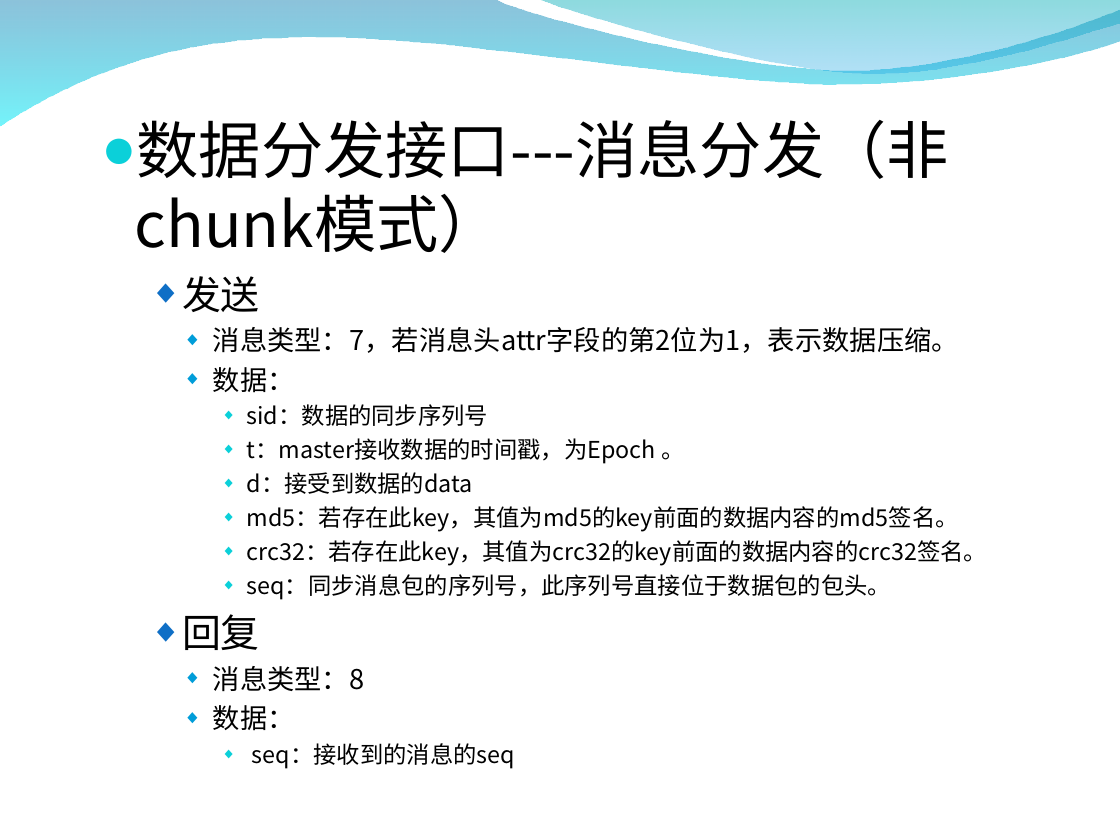
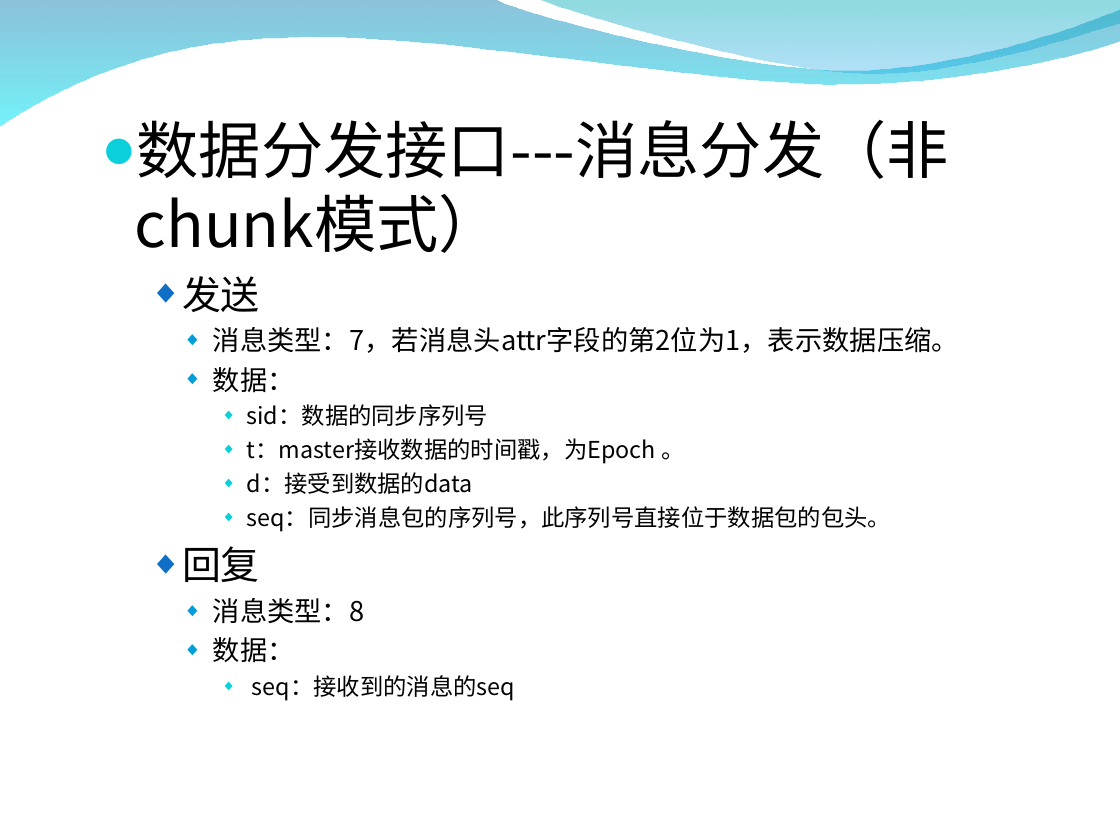
Before and after one commit to zxf1864/cwinux-mq, a slide deck: slide 16 of mq/doc/mq_introduce.ppt. Drawn at 1120x840 pixels with LibreOffice and Linux fonts; fonts in the diff are those of the drawing; background and template pictures are left out. Boxes give left, top, right and bottom in pixels: in the first picture for what was removed or moved away, otherwise in the second. Text is boxed around its words. In the diff, an @@ line names an element or a change of style, - is before the commit and + after.

```diff
--- a/mq/doc/mq_introduce.ppt
+++ b/mq/doc/mq_introduce.ppt
@@ text at (x1=247, y1=506, x2=988, y2=566): paragraphs removed @@
-      ◆ md5：若存在此key，其值为md5的key前面的数据内容的md5签名。
-      ◆ crc32：若存在此key，其值为crc32的key前面的数据内容的crc32签名。
```
Also in this commit, not shown: 6 other slides changed, 22 other files.
